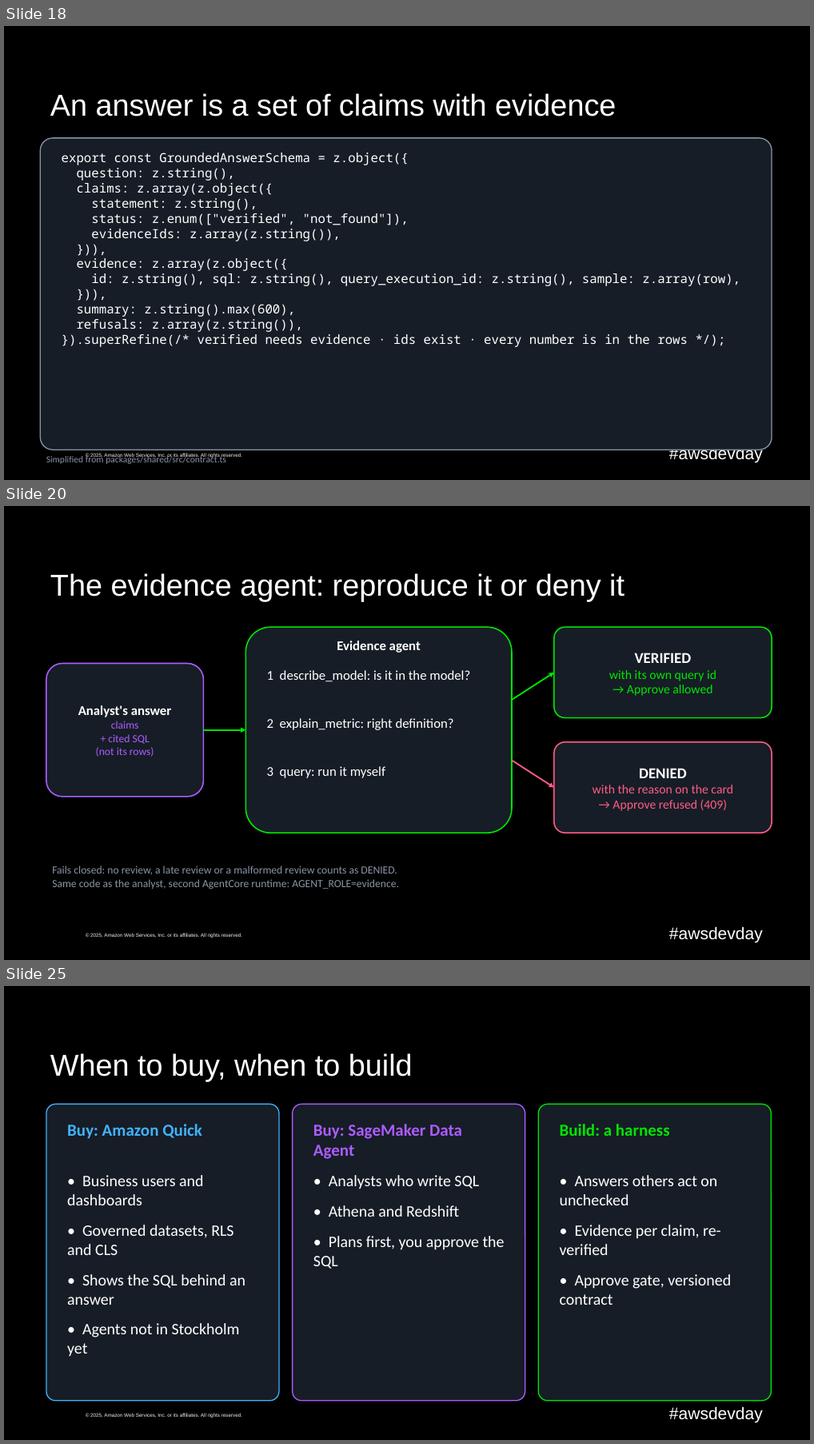
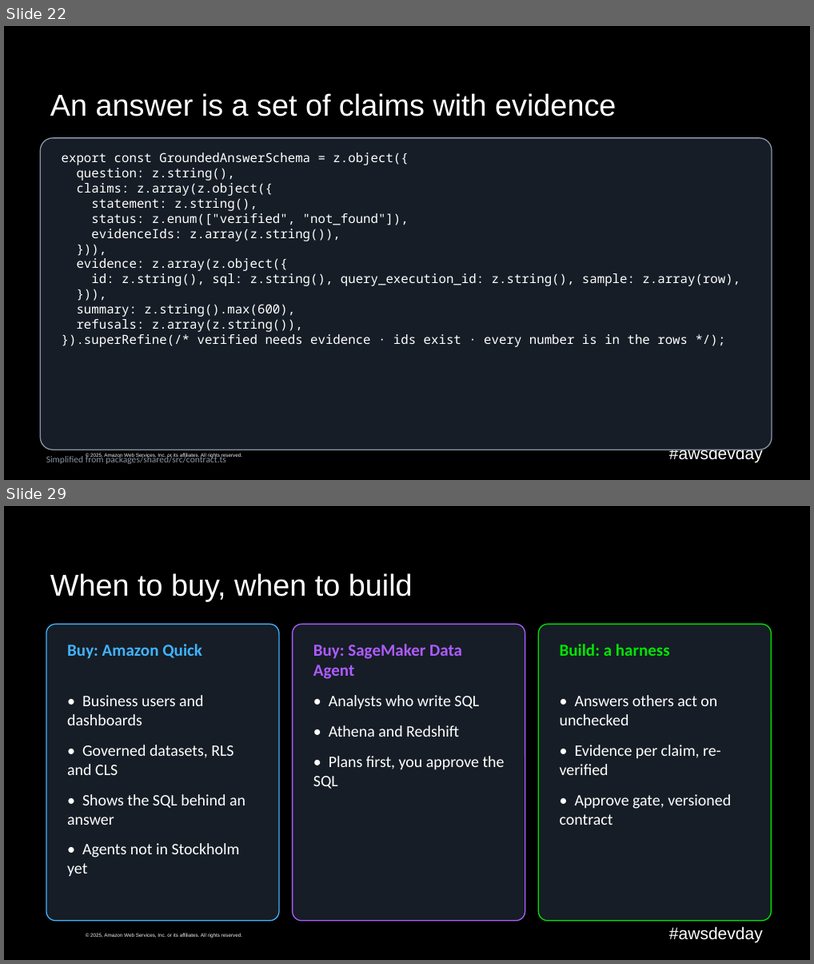
Before and after one commit to caroline-cah/lakehouse-harness, a slide deck: talk/harness-engineering-live.pptx. Shown one above the other, each under a label of ours: slides 18, 20 and 25 before the commit, slides 22 and 29 after it; the slides between them are not shown. The pictures are 814x1444 and 814x964 pixels, drawn with LibreOffice and Linux fonts; fonts in the diff are those of the drawing; background and template pictures are left out. Boxes give left, top, right and bottom in pixels: in the first picture for what was removed or moved away, otherwise in the second. Text is boxed around its words. In the diff, an @@ line names an element or a change of style, - is before the commit and + after.

Commit message:
Talk prep: deck with live form URL, gateway refusals as content, script and runbook edits
- tools Lambda returns a guard refusal as content: the gateway replaced a thrown error with "An internal error occurred",
  so the model never saw why the guard said no
- quote a column description with a comma in sales.md and refuse unknown keys in gen-data-model
- agent zip uses source_hash instead of etag (multipart upload ETag diffed forever)
- gateway smoke queries the sales table; runbook names the seed gap correctly
- deck rebuilt with the form URL; script, outline, reference map

```diff
--- a/talk/harness-engineering-live.pptx
+++ b/talk/harness-engineering-live.pptx
@@ slide 20 removed at [4, 506, 810, 960], background #000000; not listed: 2 template elements that a slide beside it also shows @@
@@ title removed at [50, 573, 625, 601] @@
-The evidence agent: reproduce it or deny it
@@ rounded rectangle removed at [246, 627, 512, 832] @@
-Evidence agent
@@ rounded rectangle removed at [554, 627, 772, 718] @@
-VERIFIED
-with its own query id
-→ Approve allowed
@@ rounded rectangle removed at [46, 664, 204, 796] @@
-Analyst's answer
-claims
-+ cited SQL
-(not its rows)
@@ text removed at [267, 670, 470, 682] @@
-1 describe_model: is it in the model?
@@ arrow removed from (512, 700) to (554, 672) @@
@@ text removed at [267, 718, 454, 730] @@
-2 explain_metric: right definition?
@@ arrow removed from (204, 730) to (246, 730) @@
@@ rounded rectangle removed at [554, 742, 772, 832] @@
-DENIED
-with the reason on the card
-→ Approve refused (409)
@@ text removed at [267, 766, 386, 778] @@
-3 query: run it myself
@@ arrow removed from (512, 760) to (554, 788) @@
@@ text removed at [52, 865, 399, 889] @@
-Fails closed: no review, a late review or a malformed review counts as DENIED.
-Same code as the analyst, second AgentCore runtime: AGENT_ROLE=evidence.
@@ what was slide 18 is now slide 22 @@
@@ what was slide 25 is now slide 29 @@
```
Also in this commit, not shown: 12 slides changed, 17 slides added, 8 other slides removed, 13 other files.
